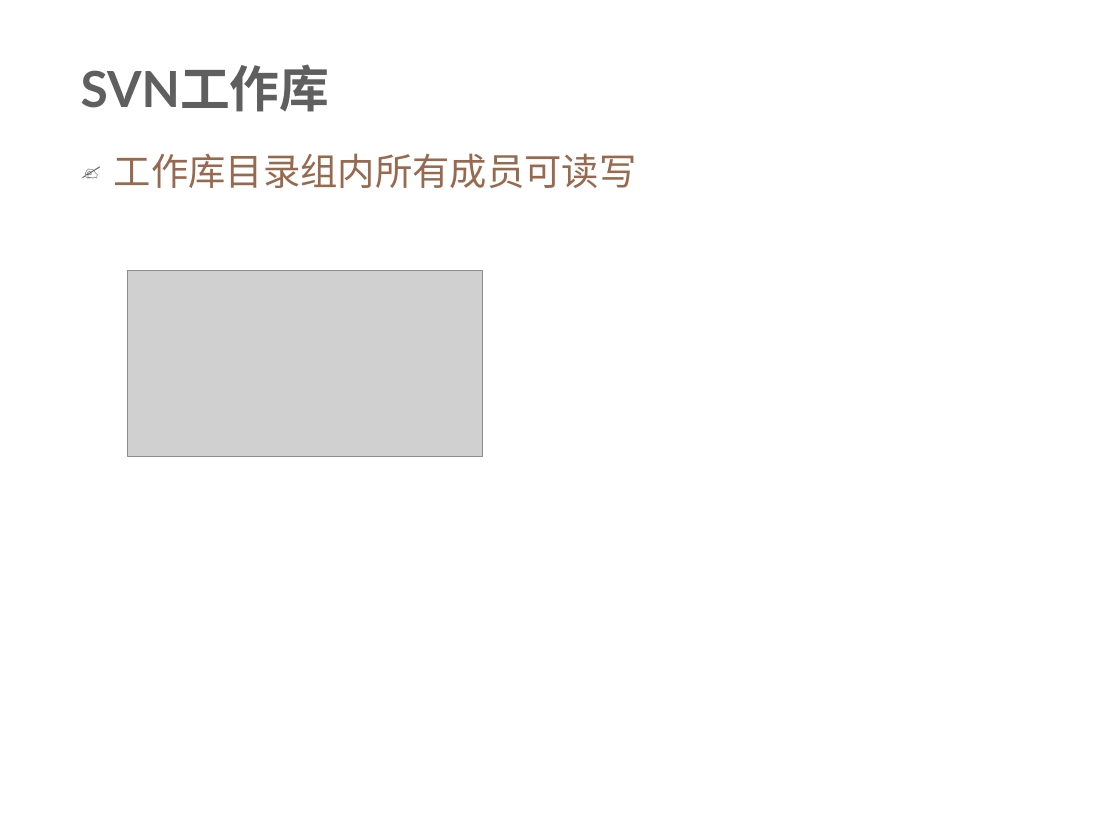
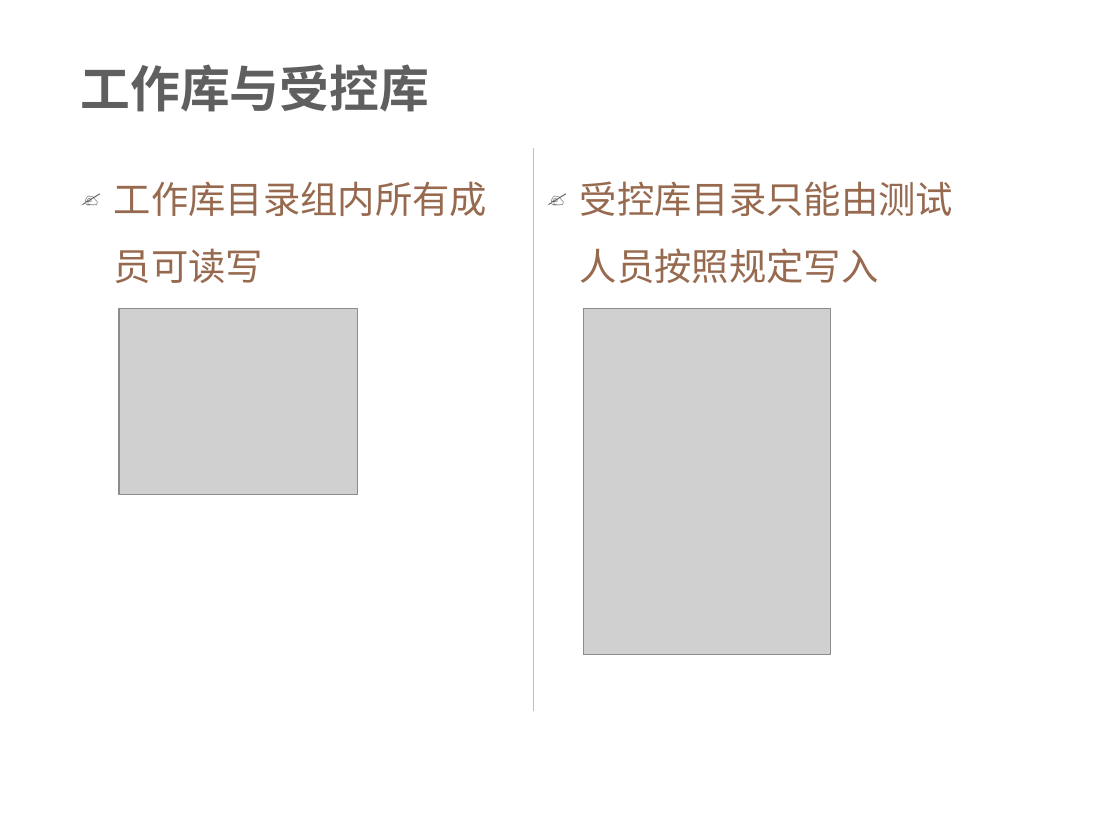
Before and after one commit to xianmomo/demo, a slide deck: slide 11 of 新员工入职指引/配置管理规范及要求.pptx. Drawn at 1120x840 pixels with LibreOffice and Linux fonts; fonts in the diff are those of the drawing; grey boxes stand for pictures; background and template pictures are left out. Boxes give left, top, right and bottom in pixels: in the first picture for what was removed or moved away, otherwise in the second. Text is boxed around its words. In the diff, an @@ line names an element or a change of style, - is before the commit and + after.

```diff
--- a/新员工入职指引/配置管理规范及要求.pptx
+++ b/新员工入职指引/配置管理规范及要求.pptx
@@ title at [81, 64, 430, 112]: text changed @@
-SVN工作库
+工作库与受控库
@@ text "工作库目录组内所有成员可读写" at [114, 181, 487, 283]: line spacing 0.9 to 1.5 @@
@@ line added from (533, 148) to (533, 711), #BFBFBF 0.5 pt @@
@@ text added at [580, 181, 953, 283], 24 pt, text #976A4F @@
+✍ 受控库目录只能由测试人员按照规定写入
@@ picture: place and size @@
-picture at [128, 270, 483, 457]
+picture at [119, 308, 357, 495]
@@ picture added at [584, 308, 830, 655] @@
```
Also in this commit, not shown: 12 other slides changed, 8 slides added, 7 slides removed, 4 other files.
